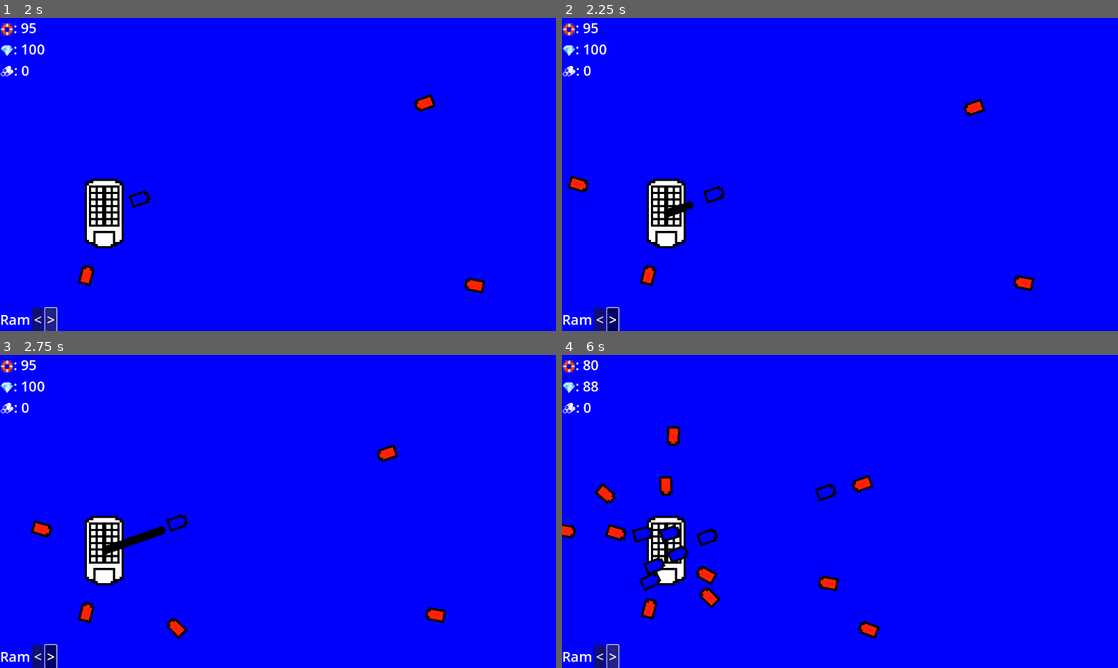
Above: before the commit, frames 1-4 (two rows, left to right).
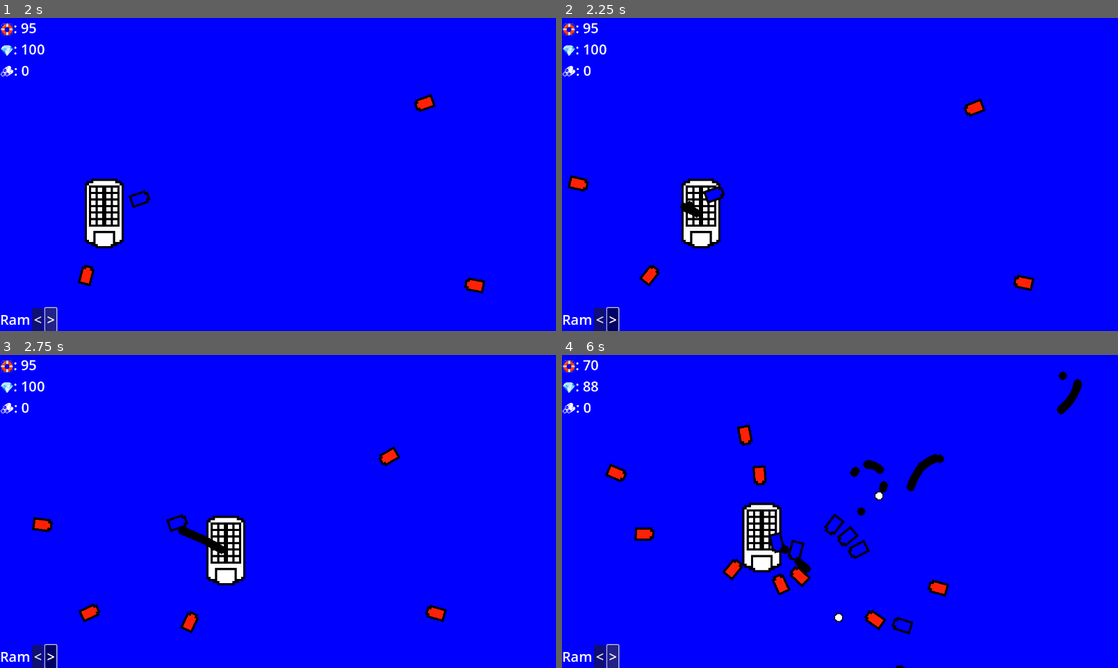
Above: after the commit, the same moments.

Repository: JoeyShapiro/ContainerCaptain
Game: Godot game, scene res://main.tscn
Same seed, same stepped clock (60 frames per second), same inputs: the game is played once before the commit and once after it.
Inputs:
- Up to frame 1 (2 s): click "<" at 0.5 s; click ">" at 1.25 s
- Up to frame 2 (2.25 s): hold D (move_right, bound only after the commit) from 2.03 s (still down); hold Space (shoot) from 2.03 s (still down)
- Up to frame 3 (2.75 s): keep holding D (move_right, bound only after the commit); keep holding Space (shoot)
- Up to frame 4 (6 s): release D (move_right, bound only after the commit) at 2.78 s; release Space (shoot) at 2.78 s; hold S (move_down, bound only after the commit) 2.78-3.53 s; tap Space (shoot) at 2.85, 4.35, 5.85 s; hold D (move_right, bound only after the commit) 3.53-4.28 s; hold Space (shoot) 3.53-4.28 s; hold W (move_up, bound only after the commit) 4.28-5.03 s; hold Space (shoot) 5.03-5.78 s; hold A (move_left, bound only after the commit) from 5.03 s (still down)

Frame 1 is identical in both runs. In frame 2, 2.9% of the frame differs, in the area x 0-85%, y 26-87%; in frame 3, 4.2%; in frame 4, 7.2%, in the area x 0-94%, y 1-100%.
Error in both runs: Invalid access of index '0' on a base object of type: 'Array[Node]'. (res://main.gd:71)

Commit message:
remade all bindings

Diff:
--- a/project.godot
+++ b/project.godot
@@ -24,31 +24,51 @@
 
 move_right={
 "deadzone": 0.5,
-"events": [Object(InputEventKey,"resource_local_to_scene":false,"resource_name":"","device":0,"window_id":0,"alt_pressed":false,"shift_pressed":false,"ctrl_pressed":false,"meta_pressed":false,"pressed":false,"keycode":0,"physical_keycode":4194321,"key_label":0,"unicode":0,"echo":false,"script":null)
+"events": [Object(InputEventKey,"resource_local_to_scene":false,"resource_name":"","device":-1,"window_id":0,"alt_pressed":false,"shift_pressed":false,"ctrl_pressed":false,"meta_pressed":false,"pressed":false,"keycode":0,"physical_keycode":68,"key_label":0,"unicode":100,"echo":false,"script":null)
 , Object(InputEventJoypadMotion,"resource_local_to_scene":false,"resource_name":"","device":-1,"axis":0,"axis_value":1.0,"script":null)
 ]
 }
 move_up={
 "deadzone": 0.5,
-"events": [Object(InputEventKey,"resource_local_to_scene":false,"resource_name":"","device":0,"window_id":0,"alt_pressed":false,"shift_pressed":false,"ctrl_pressed":false,"meta_pressed":false,"pressed":false,"keycode":0,"physical_keycode":4194320,"key_label":0,"unicode":0,"echo":false,"script":null)
+"events": [Object(InputEventKey,"resource_local_to_scene":false,"resource_name":"","device":-1,"window_id":0,"alt_pressed":false,"shift_pressed":false,"ctrl_pressed":false,"meta_pressed":false,"pressed":false,"keycode":0,"physical_keycode":87,"key_label":0,"unicode":119,"echo":false,"script":null)
 , Object(InputEventJoypadMotion,"resource_local_to_scene":false,"resource_name":"","device":-1,"axis":1,"axis_value":-1.0,"script":null)
 ]
 }
 move_left={
 "deadzone": 0.5,
-"events": [Object(InputEventKey,"resource_local_to_scene":false,"resource_name":"","device":0,"window_id":0,"alt_pressed":false,"shift_pressed":false,"ctrl_pressed":false,"meta_pressed":false,"pressed":false,"keycode":0,"physical_keycode":4194319,"key_label":0,"unicode":0,"echo":false,"script":null)
+"events": [Object(InputEventKey,"resource_local_to_scene":false,"resource_name":"","device":-1,"window_id":0,"alt_pressed":false,"shift_pressed":false,"ctrl_pressed":false,"meta_pressed":false,"pressed":false,"keycode":0,"physical_keycode":65,"key_label":0,"unicode":97,"echo":false,"script":null)
 , Object(InputEventJoypadMotion,"resource_local_to_scene":false,"resource_name":"","device":-1,"axis":0,"axis_value":-1.0,"script":null)
 ]
 }
 move_down={
 "deadzone": 0.5,
-"events": [Object(InputEventKey,"resource_local_to_scene":false,"resource_name":"","device":0,"window_id":0,"alt_pressed":false,"shift_pressed":false,"ctrl_pressed":false,"meta_pressed":false,"pressed":false,"keycode":0,"physical_keycode":4194322,"key_label":0,"unicode":0,"echo":false,"script":null)
+"events": [Object(InputEventKey,"resource_local_to_scene":false,"resource_name":"","device":-1,"window_id":0,"alt_pressed":false,"shift_pressed":false,"ctrl_pressed":false,"meta_pressed":false,"pressed":false,"keycode":0,"physical_keycode":83,"key_label":0,"unicode":115,"echo":false,"script":null)
 , Object(InputEventJoypadMotion,"resource_local_to_scene":false,"resource_name":"","device":-1,"axis":1,"axis_value":1.0,"script":null)
 ]
 }
 shoot={
 "deadzone": 0.5,
 "events": [Object(InputEventKey,"resource_local_to_scene":false,"resource_name":"","device":-1,"window_id":0,"alt_pressed":false,"shift_pressed":false,"ctrl_pressed":false,"meta_pressed":false,"pressed":false,"keycode":0,"physical_keycode":32,"key_label":0,"unicode":32,"echo":false,"script":null)
+]
+}
+menu_up={
+"deadzone": 0.5,
+"events": [Object(InputEventKey,"resource_local_to_scene":false,"resource_name":"","device":-1,"window_id":0,"alt_pressed":false,"shift_pressed":false,"ctrl_pressed":false,"meta_pressed":false,"pressed":false,"keycode":0,"physical_keycode":4194320,"key_label":0,"unicode":0,"echo":false,"script":null)
+]
+}
+menu_down={
+"deadzone": 0.5,
+"events": [Object(InputEventKey,"resource_local_to_scene":false,"resource_name":"","device":-1,"window_id":0,"alt_pressed":false,"shift_pressed":false,"ctrl_pressed":false,"meta_pressed":false,"pressed":false,"keycode":0,"physical_keycode":4194322,"key_label":0,"unicode":0,"echo":false,"script":null)
+]
+}
+menu_scale_down={
+"deadzone": 0.5,
+"events": [Object(InputEventKey,"resource_local_to_scene":false,"resource_name":"","device":-1,"window_id":0,"alt_pressed":false,"shift_pressed":false,"ctrl_pressed":false,"meta_pressed":false,"pressed":false,"keycode":0,"physical_keycode":4194319,"key_label":0,"unicode":0,"echo":false,"script":null)
+]
+}
+menu_scale_up={
+"deadzone": 0.5,
+"events": [Object(InputEventKey,"resource_local_to_scene":false,"resource_name":"","device":-1,"window_id":0,"alt_pressed":false,"shift_pressed":false,"ctrl_pressed":false,"meta_pressed":false,"pressed":false,"keycode":0,"physical_keycode":4194321,"key_label":0,"unicode":0,"echo":false,"script":null)
 ]
 }
 
